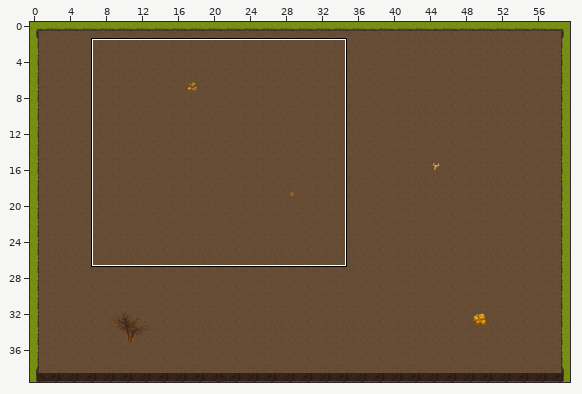
A Tiled map gets an edit: maps/level0.tmx. Above: a wide view before the commit, with the close-up outlined.
Close-up. Before the commit:
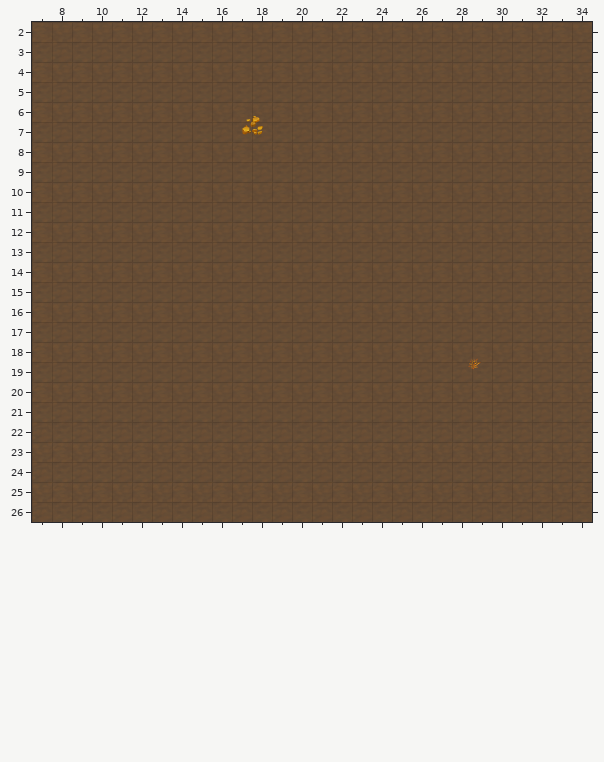
Cells are 32x32 px. Shown: x 7..34, y 2..26. The commit also changed other parts of the map, which this record leaves out.
After the commit:
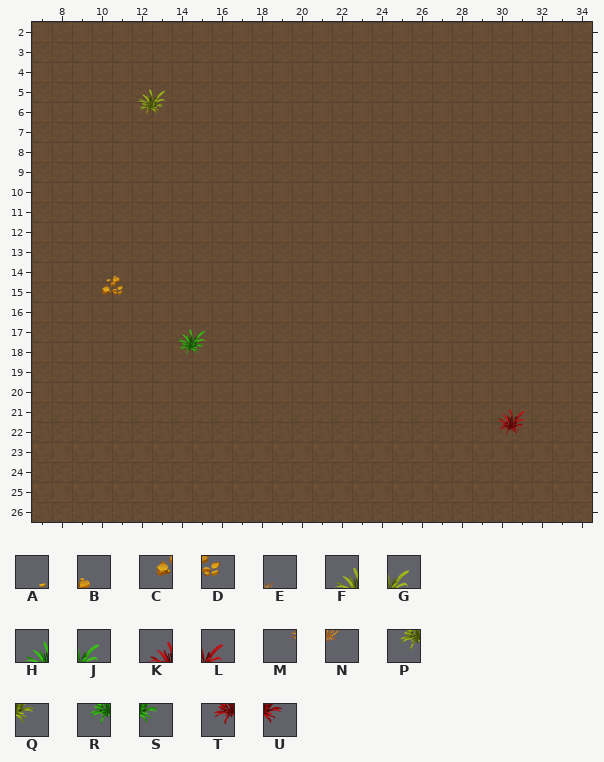
Key: from "desert_32x32": A 8, B 9, C 24, D 25, E 71, F 72, G 73, H 74, J 75, K 76, L 77, M 86, N 87, P 88, Q 89, R 90, S 91, T 92, U 93.
_ is an empty cell.
Tiles of an added or newly shown layer are drawn over the layers below it.
From old to new:
Layer "PROPS" (added):
The edit adds tile A in row 14 at x 10.
The edit adds tile B in row 14 at x 11.
The edit adds tile C in row 15 at x 10.
The edit adds tile D in row 15 at x 11.
The edit adds tile F in row 5 at x 12.
The edit adds tile G in row 5 at x 13.
The edit adds tile H in row 17 at x 14.
The edit adds tile J in row 17 at x 15.
The edit adds tile K in row 21 at x 30.
The edit adds tile L in row 21 at x 31.
The edit adds tile P in row 6 at x 12.
The edit adds tile Q in row 6 at x 13.
The edit adds tile R in row 18 at x 14.
The edit adds tile S in row 18 at x 15.
The edit adds tile T in row 22 at x 30.
The edit adds tile U in row 22 at x 31.
Layer "COLLIDERS":
The author cleared tile A in row 6 at x 17.
The author cleared tile B in row 6 at x 18.
The author cleared tile C in row 7 at x 17.
The author cleared tile D in row 7 at x 18.
The author cleared tile E in row 18 at x 29.
The author cleared tile M in row 19 at x 28.
The author cleared tile N in row 19 at x 29.
Pixel boxes of the changes (left, top, right, bottom) in both close-ups:
added: (137, 89, 165, 115)
removed: (242, 116, 263, 135)
added: (102, 276, 123, 295)
added: (177, 329, 205, 355)
removed: (468, 358, 481, 369)
added: (497, 409, 525, 435)
